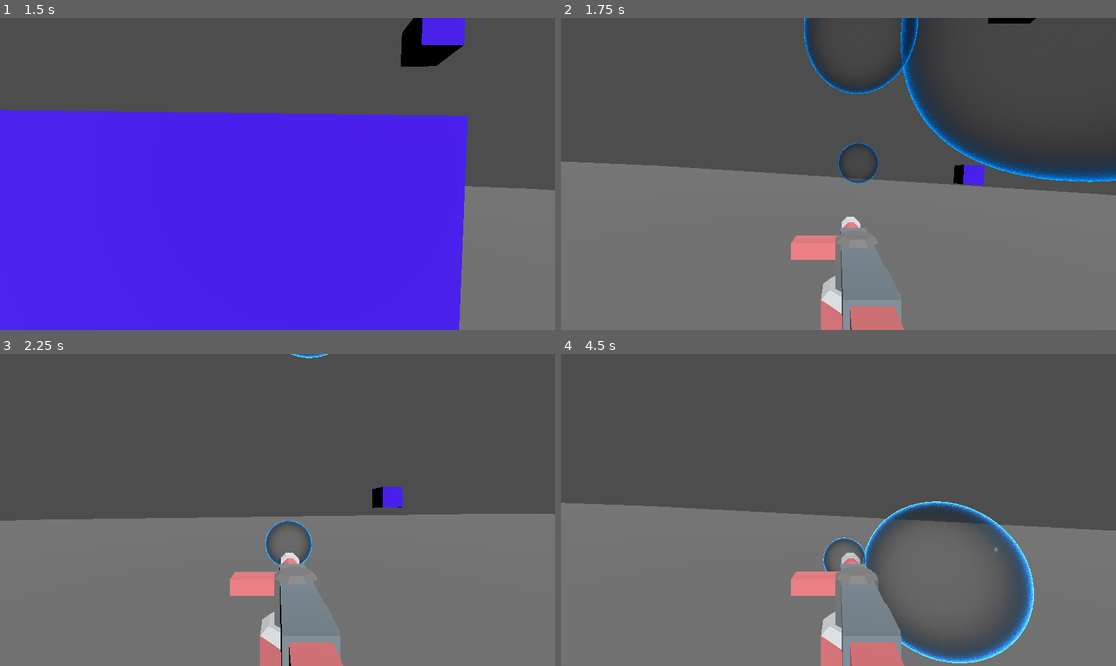
Above: before the commit, frames 1-4 (two rows, left to right).
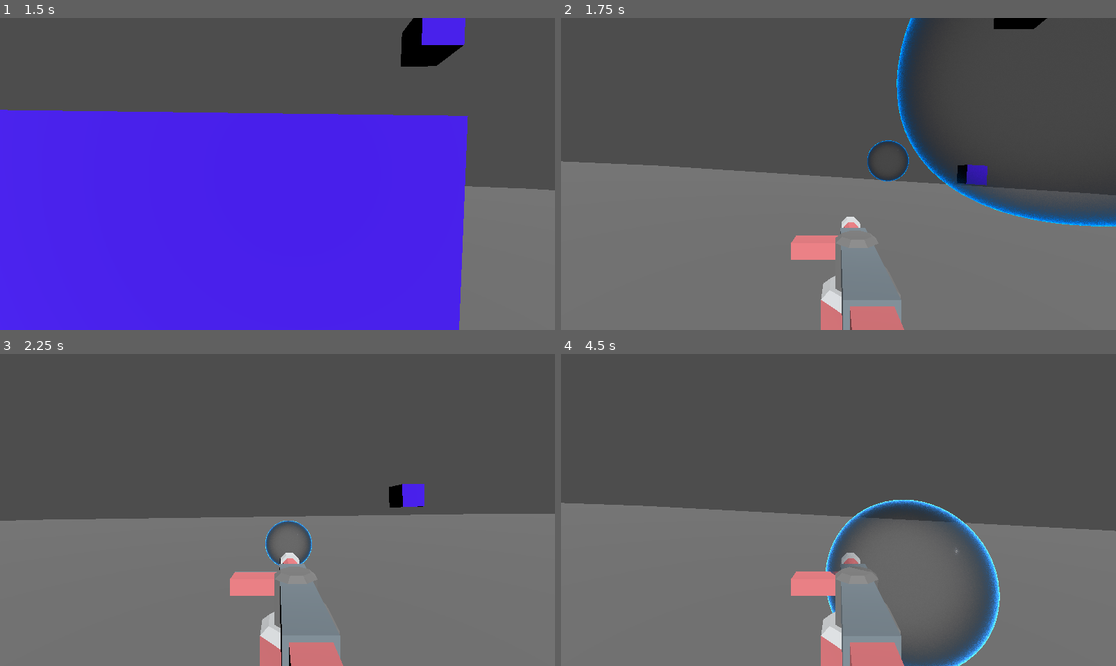
Above: after the commit, the same moments.

Repository: Nabiz/KrakJam2025
Game: Godot game, scene res://Scenes/Levels/MainTestScene.tscn
The game is run twice, just before and just after one commit, with the same random seed, the same clock (stepped at 60 frames per second) and the same inputs.
Inputs (mouse positions are in pixels of both pictures, inside the frame that each line leads up to):
- Up to frame 1 (1.5 s): tap Enter at 0.5 s; move the mouse to (305, 174) at 0.52 s; press the mouse at (305, 174) at 0.53 s; hold W (Forward) from 0.53 s (still down); tap Space (Jump) at 0.77 s; move the mouse to (249, 174) at 1.27 s; release the mouse at (249, 174) at 1.28 s; right-click (249, 174) at 1.35 s
- Up to frame 2 (1.75 s): keep holding W (Forward); tap Space (Jump) at 1.52 s; click (810, 174) at 1.55 s
- Up to frame 3 (2.25 s): keep holding W (Forward); move the mouse to (288, 503) at 2.02 s; press the mouse at (288, 503) at 2.03 s; tap E (Blow, bound only before the commit) at 2.1 s
- Up to frame 4 (4.5 s): keep holding W (Forward); move the mouse to (832, 516) at 2.77 s; release the mouse at (832, 516) at 2.78 s; click (832, 516) at 2.85 s; tap Space (Jump) at 3.02, 3.77 s; move the mouse to (877, 513) at 3.52 s; press the mouse at (877, 513) at 3.53 s; move the mouse to (794, 506) at 4.27 s; release the mouse at (794, 506) at 4.28 s; right-click (794, 506) at 4.35 s

Frame 1 is identical in both runs. In frame 2, 8.3% of the frame differs, in the area x 0-100%, y 0-67%; in frame 3, 0.8%; in frame 4, 7.3%.

Commit message:
Use Input mapper for mouse actions

Diff:
--- a/Scenes/BubbleSpawner/BubbleSpawner.gd
+++ b/Scenes/BubbleSpawner/BubbleSpawner.gd
@@ -15,14 +15,13 @@
 		currentBubble.look_at(currentBubble.global_position + direction);
 
 func _input(event):
-	if event is InputEventMouseButton:
-		if event.is_pressed():
-			currentBubble = Bubble.instantiate();
-			currentBubble.distortion = 2.0;
-			add_child(currentBubble);
-		else:
-			currentBubble.distortion = 1.0;
-			currentBubble = null;
+	if event.is_action_pressed("Spawn"):
+		currentBubble = Bubble.instantiate();
+		currentBubble.distortion = 2.0;
+		add_child(currentBubble);
+	if event.is_action_released("Spawn"):
+		currentBubble.distortion = 1.0;
+		currentBubble = null;
 
 func _physics_process(delta):
 	if currentBubble:
--- a/project.godot
+++ b/project.godot
@@ -54,6 +54,11 @@
 }
 Blow={
 "deadzone": 0.5,
-"events": [Object(InputEventKey,"resource_local_to_scene":false,"resource_name":"","device":-1,"window_id":0,"alt_pressed":false,"shift_pressed":false,"ctrl_pressed":false,"meta_pressed":false,"pressed":false,"keycode":0,"physical_keycode":69,"key_label":0,"unicode":101,"location":0,"echo":false,"script":null)
+"events": [Object(InputEventMouseButton,"resource_local_to_scene":false,"resource_name":"","device":-1,"window_id":0,"alt_pressed":false,"shift_pressed":false,"ctrl_pressed":false,"meta_pressed":false,"button_mask":2,"position":Vector2(567, 54),"global_position":Vector2(586, 145),"factor":1.0,"button_index":2,"canceled":false,"pressed":true,"double_click":false,"script":null)
 ]
 }
+Spawn={
+"deadzone": 0.5,
+"events": [Object(InputEventMouseButton,"resource_local_to_scene":false,"resource_name":"","device":-1,"window_id":0,"alt_pressed":false,"shift_pressed":false,"ctrl_pressed":false,"meta_pressed":false,"button_mask":1,"position":Vector2(549, 33),"global_position":Vector2(568, 124),"factor":1.0,"button_index":1,"canceled":false,"pressed":true,"double_click":false,"script":null)
+]
+}
